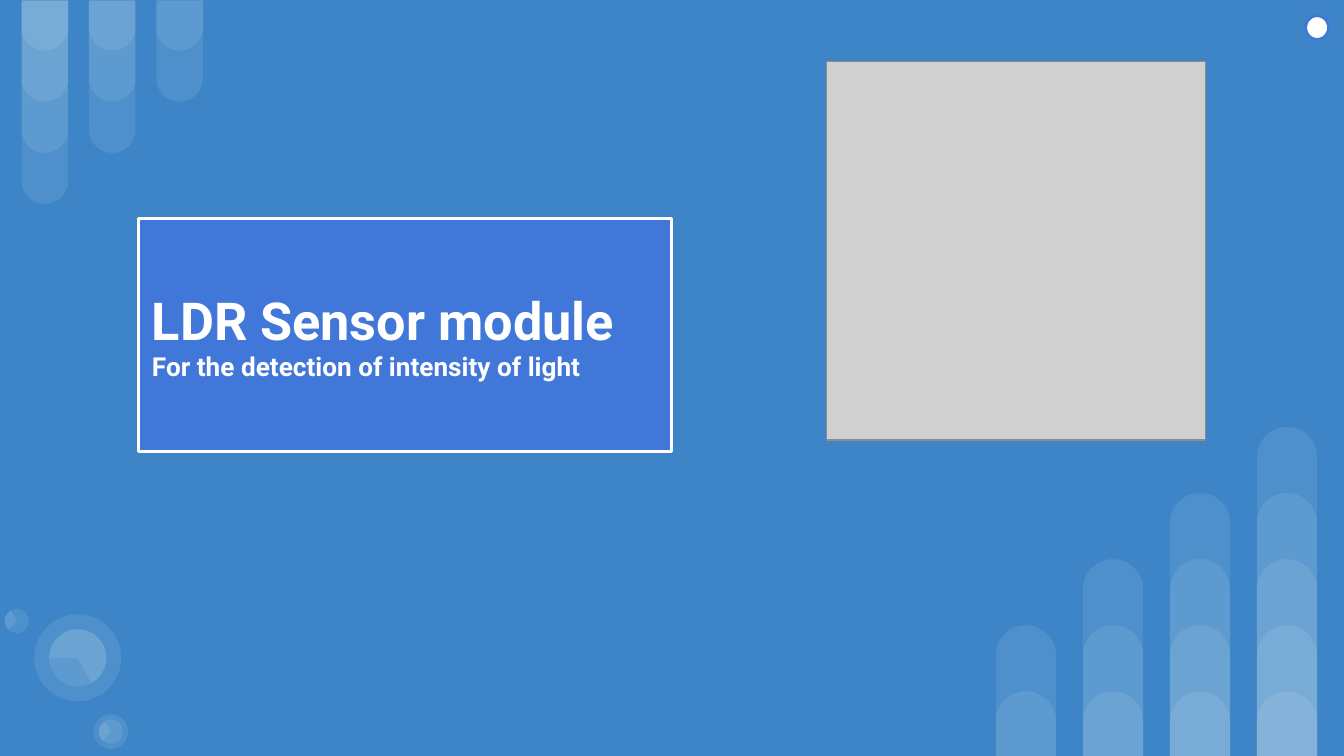
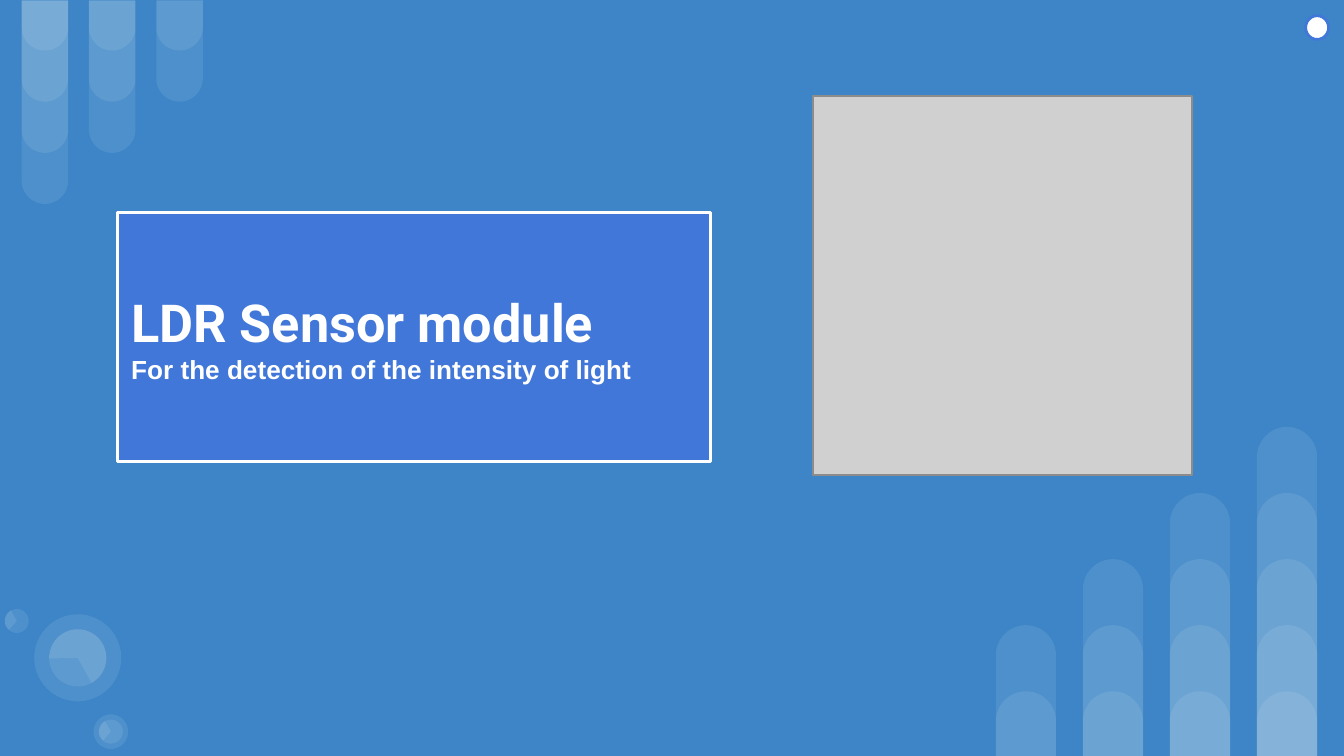
Before and after one commit to sajinamatya/Fake_news-classification, a slide deck: slide 15 of New.pptx. Drawn at 1344x756 pixels with LibreOffice and Linux fonts; fonts in the diff are those of the drawing; grey boxes stand for pictures. Boxes give left, top, right and bottom in pixels: in the first picture for what was removed or moved away, otherwise in the second. Text is boxed around its words. In the diff, an @@ line names an element or a change of style, - is before the commit and + after.

```diff
--- a/New.pptx
+++ b/New.pptx
@@ picture: place and size @@
-picture at (827, 62, 1206, 441)
+picture at (813, 95, 1192, 474)
@@ rectangle "LDR Sensor module": place and size @@
-rectangle "LDR Sensor module" at (138, 219, 672, 452)
+rectangle "LDR Sensor module" at (118, 212, 711, 461)
@@ text in rectangle at (131, 360, 631, 385): text changed; font Roboto to Arial @@
-For the detection of intensity of light
+For the detection of the intensity of light
```
Also in this commit, not shown: 12 other slides changed.
